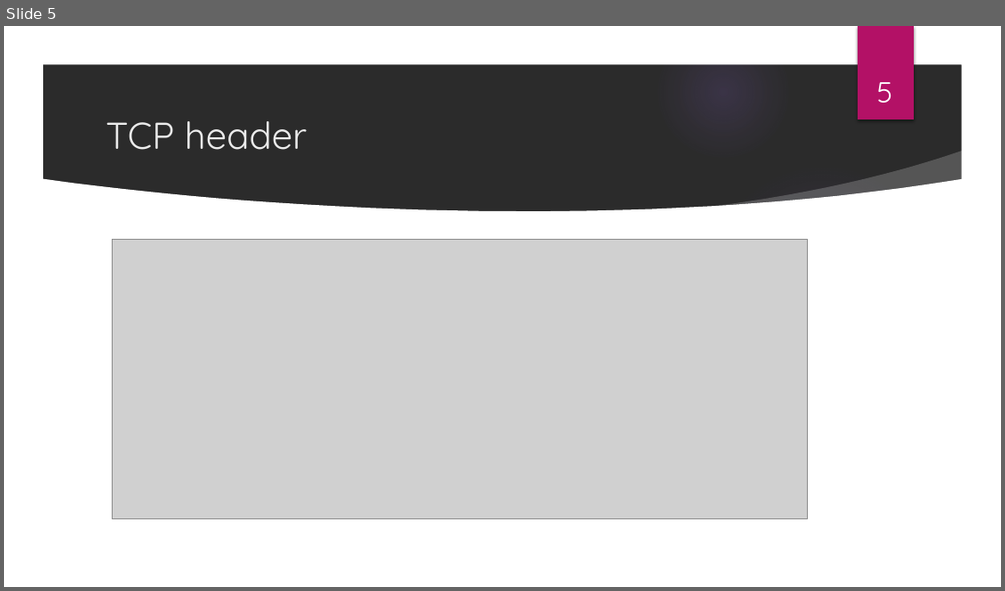
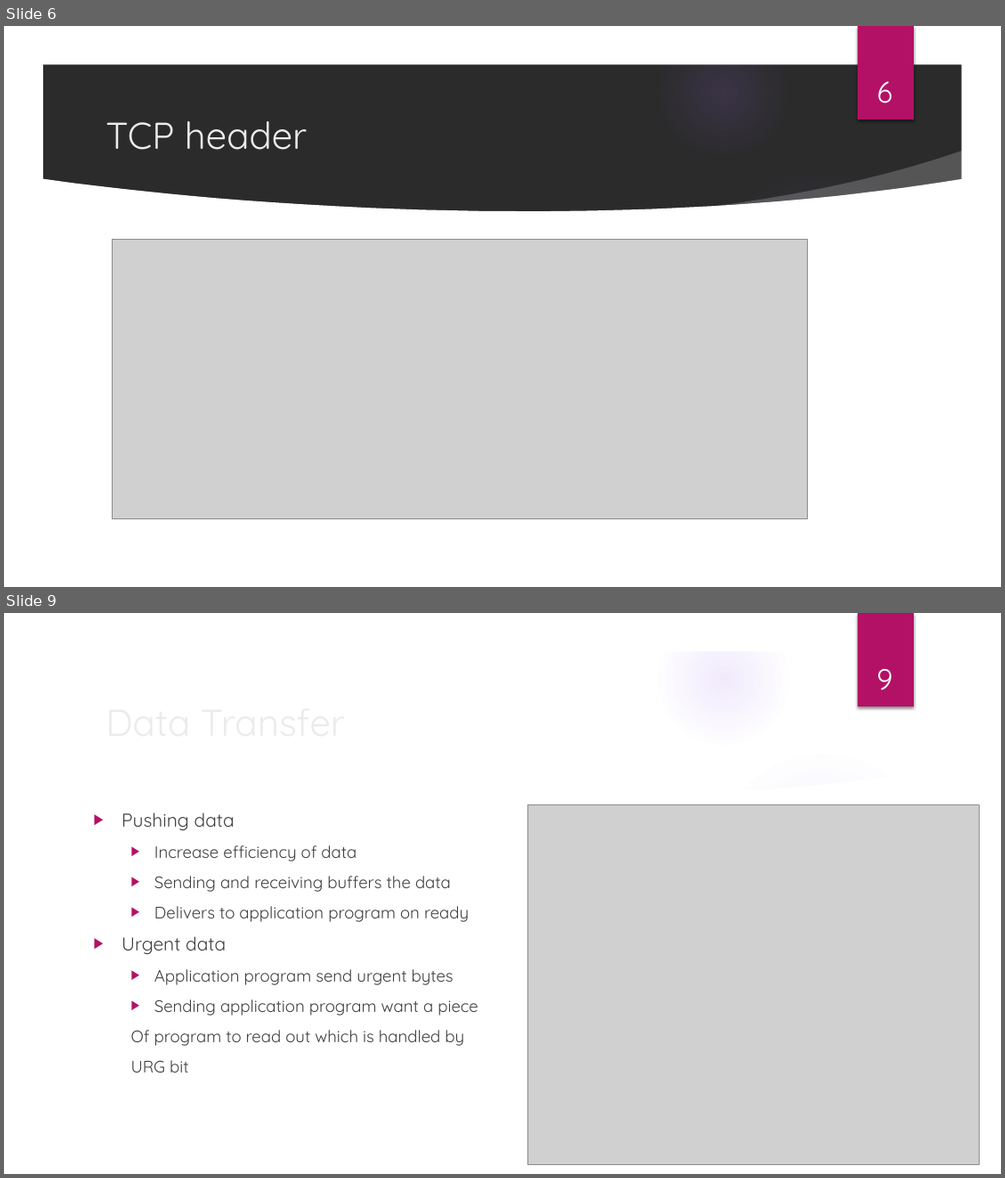
Before and after one commit to aruna02/tcp_presentation, a slide deck: Transmission Control Protocol.pptx. Shown one above the other, each under a label of ours: slide 5 before the commit, slides 6 and 9 after it; the slides between them are not shown. The pictures are 1005x591 and 1005x1178 pixels, drawn with LibreOffice and Linux fonts; fonts in the diff are those of the drawing; grey boxes stand for pictures; background and template pictures are left out; a plain dark background stands for a picture behind light text. Boxes give left, top, right and bottom in pixels: in the first picture for what was removed or moved away, otherwise in the second. Text is boxed around its words. In the diff, an @@ line names an element or a change of style, - is before the commit and + after.

```diff
--- a/Transmission Control Protocol.pptx
+++ b/Transmission Control Protocol.pptx
@@ slide 9 added at [4, 613, 1001, 1174], background picture (left out); not listed: 9 template elements that a slide beside it also shows @@
@@ title added at [98, 692, 815, 750], 36 pt, text #EBEBEB @@
+Data Transfer
@@ page number added at [876, 668, 892, 690], 28 pt, text #FFFFFF @@
+9
@@ text added at [121, 812, 477, 1072], 16 pt, text #404040 @@
+▶ Pushing data
+  ▶ Increase efficiency of data
+  ▶ Sending and receiving buffers the data
+  ▶ Delivers to application program on ready
+▶ Urgent data
+  ▶ Application program send urgent bytes
+  ▶ Sending application program want a piece
+  Of program to read out which is handled by
+  URG bit
@@ picture added at [527, 804, 979, 1164] @@
@@ what was slide 5 is now slide 6 @@
@@ page number at [877, 81, 893, 103]: text changed @@
-5
+6
```
Also in this commit, not shown: 4 slides changed, 6 other slides added, 1 slide removed.
